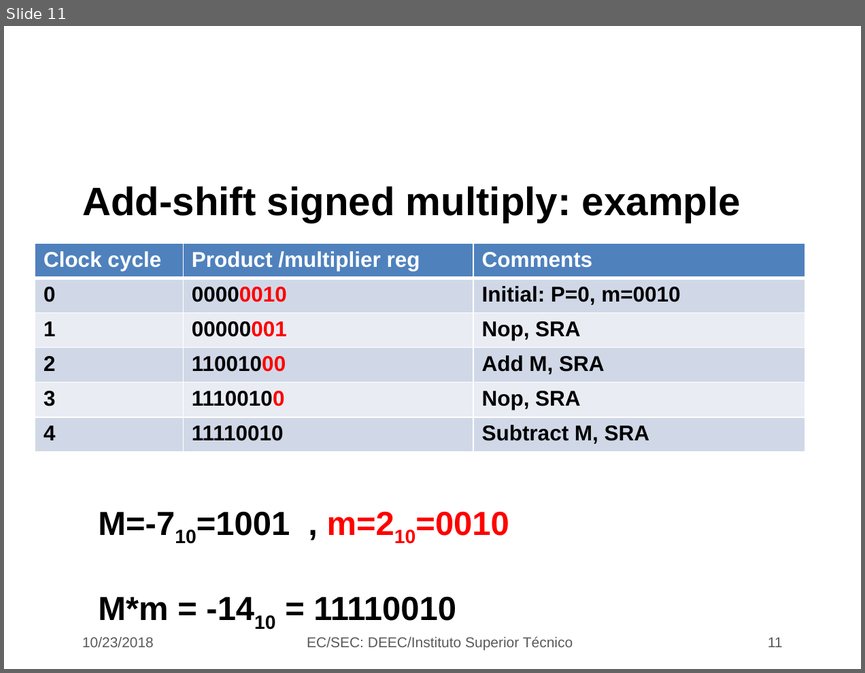
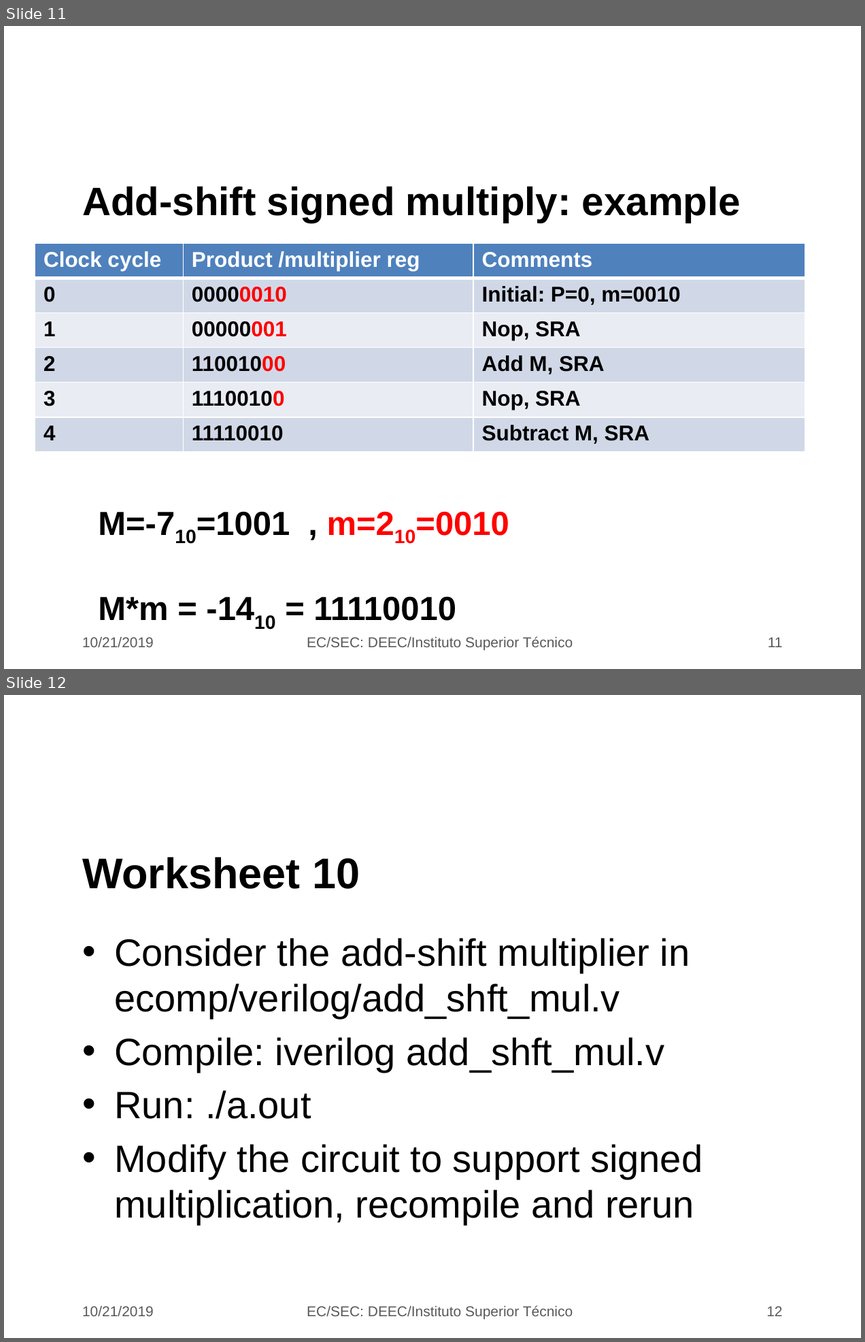
Before and after one commit to jjts/ist-sec, a slide deck: lectures/l11_mults_ii/l11.odp. Shown one above the other, each under a label of ours: slide 11 before the commit, slides 11 and 12 after it. The pictures are 865x673 and 865x1342 pixels, drawn with LibreOffice and Linux fonts; fonts in the diff are those of the drawing; background and template pictures are left out. Boxes give left, top, right and bottom in pixels: in the first picture for what was removed or moved away, otherwise in the second. Text is boxed around its words. In the diff, an @@ line names an element or a change of style, - is before the commit and + after.

```diff
--- a/lectures/l11_mults_ii/l11.odp
+++ b/lectures/l11_mults_ii/l11.odp
@@ slide 12 added at (x1=4, y1=695, x2=861, y2=1338), background picture (left out) @@
@@ title added at (x1=82, y1=857, x2=360, y2=889), 36 pt, text #000000, bold @@
+Worksheet 10
@@ text added at (x1=114, y1=938, x2=702, y2=1225), 32 pt, text #000000 @@
+• Consider the add-shift multiplier in ecomp/verilog/add_shft_mul.v
+• Compile: iverilog add_shft_mul.v
+• Run: ./a.out
+• Modify the circuit to support signed multiplication, recompile and rerun
@@ text added at (x1=82, y1=1306, x2=154, y2=1316), 12 pt, text #595959 @@
+10/21/2019
@@ text added at (x1=307, y1=1305, x2=572, y2=1319), 12 pt, text #595959 @@
+EC/SEC: DEEC/Instituto Superior Técnico
@@ page number added at (x1=766, y1=1306, x2=782, y2=1316), 12 pt, text #595959 @@
+12
@@ slide 11 changed as well @@
@@ text at (x1=82, y1=637, x2=154, y2=647): text changed @@
-10/23/2018
+10/21/2019
```
Also in this commit, not shown: 10 other slides changed, 1 other file.
